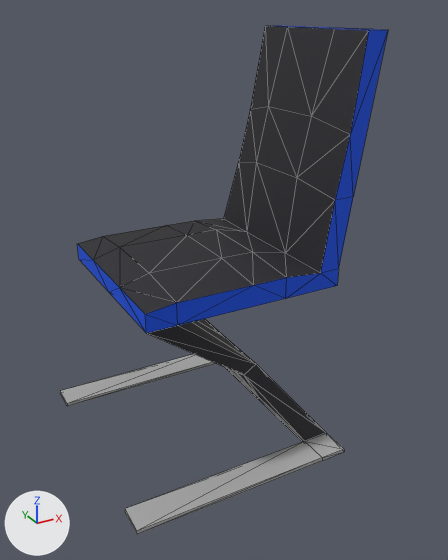
What one commit did to the FBX model Assets/Meshes/Chair_asset.fbx.
Rendered twice from a camera (50 mm lens) standing at (0.0169, -0.0432, 0.0378) and looking at (0.0415, 0.0015, 0.0154). Arrows for +X, +Y and +Z are at lower left; the lights stay in place. Mesh edges are drawn as thin lines. Where no turn or scale is listed for an object, it has been applied to the vertices.

Script lines for the objects in view, before the commit:
```python
me_mesh = bpy.data.meshes.new('Mesh')
me_mesh.from_pydata(...)  # 87 vertices, 158 faces; spans x -0.0116..0.0127, y -0.0111..0.0111, z -0.0165..0.0197
me_mesh.materials.append(mat_blinn1)  # picture img_chair_table_blue_diff_tif
ob_pcube1 = bpy.data.objects.new('pCube1', me_mesh)
ob_pcube1.location = (0.04015, 0.00326, 0.01651)
```
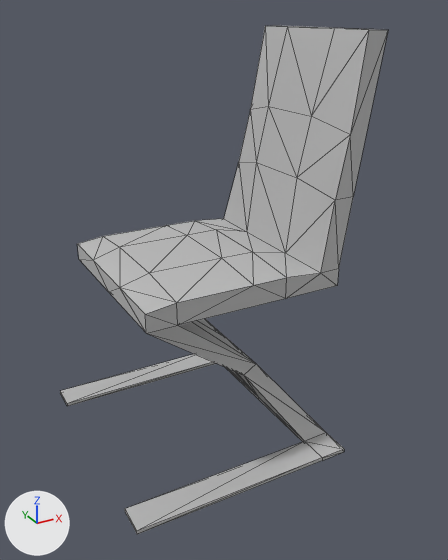
The newer file is also rescaled (x100.0), turned or shifted as a whole; pictures and numbers use the older file's frame.

The edits, one by one:
Material 'lambert1' (mat_lambert1) is new.
Its base color is (0.5, 0.5, 0.5) (grey #bcbcbc).
me_mesh has 87 vertices, 158 faces and spans x -0.0116..0.0127, y -0.0111..0.0111, z -0.0165..0.0197.
me_mesh no longer uses material mat_blinn1 (picture img_chair_table_blue_diff_tif).
me_mesh now uses material mat_lambert1 (grey #bcbcbc).

Changed parts and their boxes [x1, y1, x2, y2] in the pictures (448 x 560 px):
'pCube1', recoloured (black to grey): [60, 26, 388, 531] in both
